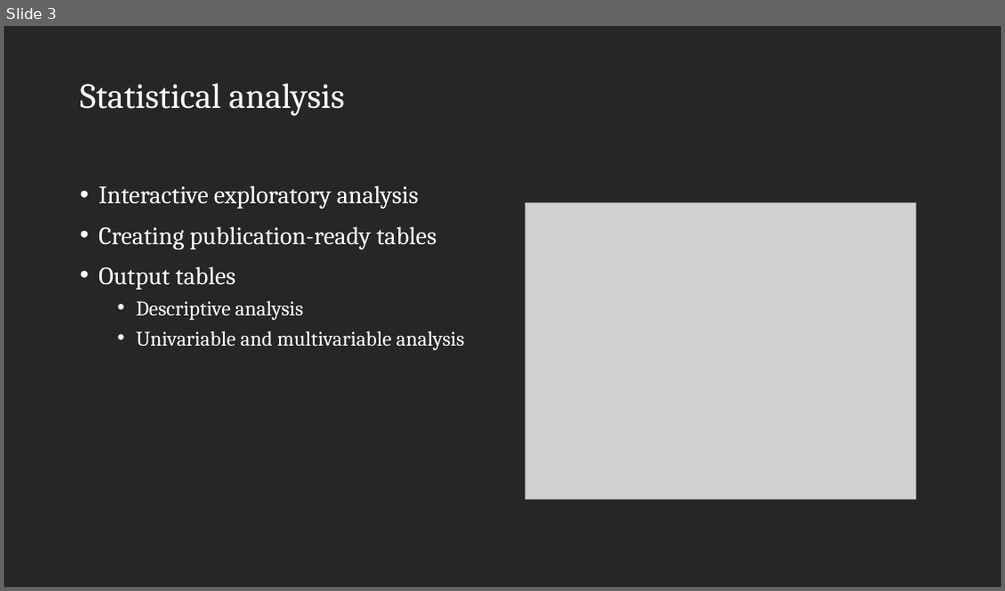
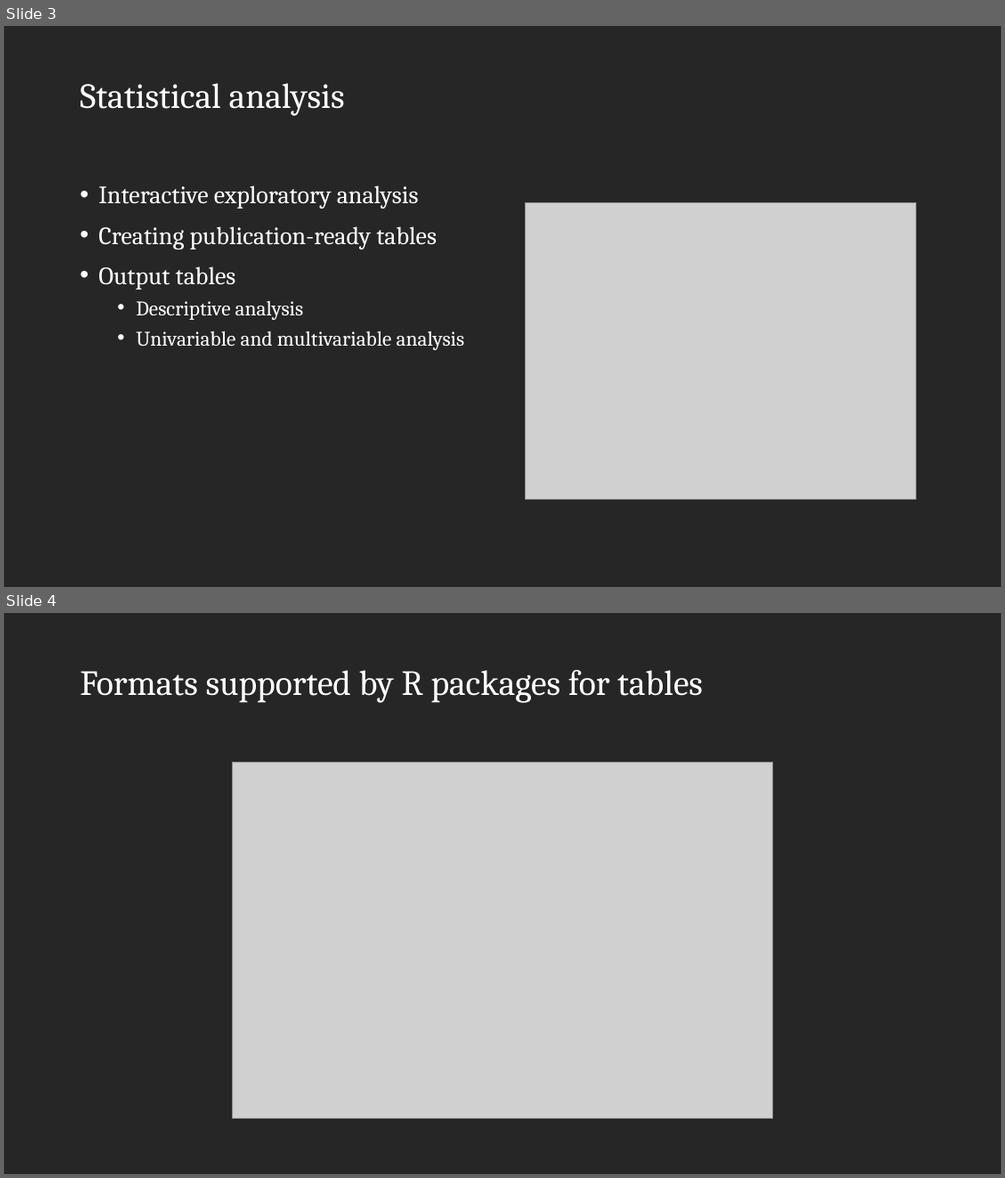
Before and after one commit to zawmtun/r_workshop_ex, a slide deck: code/05_regress.pptx. Shown one above the other, each under a label of ours: slide 3 before the commit, slides 3 and 4 after it. The pictures are 1005x591 and 1005x1178 pixels, drawn with LibreOffice and Linux fonts; fonts in the diff are those of the drawing; grey boxes stand for pictures; background and template pictures are left out. Boxes give left, top, right and bottom in pixels: in the first picture for what was removed or moved away, otherwise in the second. Text is boxed around its words. In the diff, an @@ line names an element or a change of style, - is before the commit and + after.

```diff
--- a/code/05_regress.pptx
+++ b/code/05_regress.pptx
@@ slide 4 added at (4,613,1001,1174), background #262626 @@
@@ title added at (80,670,703,703), 34 pt, text #FFFFFF @@
+Formats supported by R packages for tables
@@ picture added at (232,763,774,1119) @@
```
Also in this commit, not shown: 1 other file.
